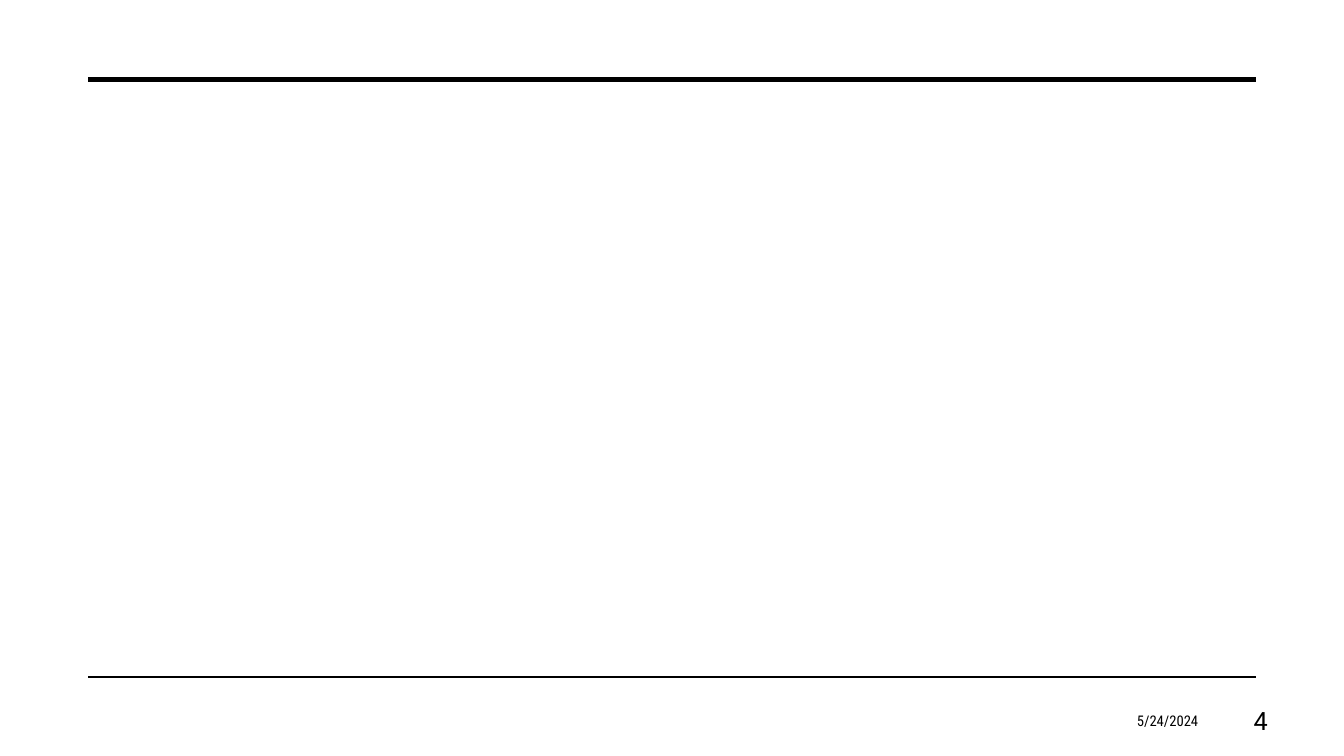
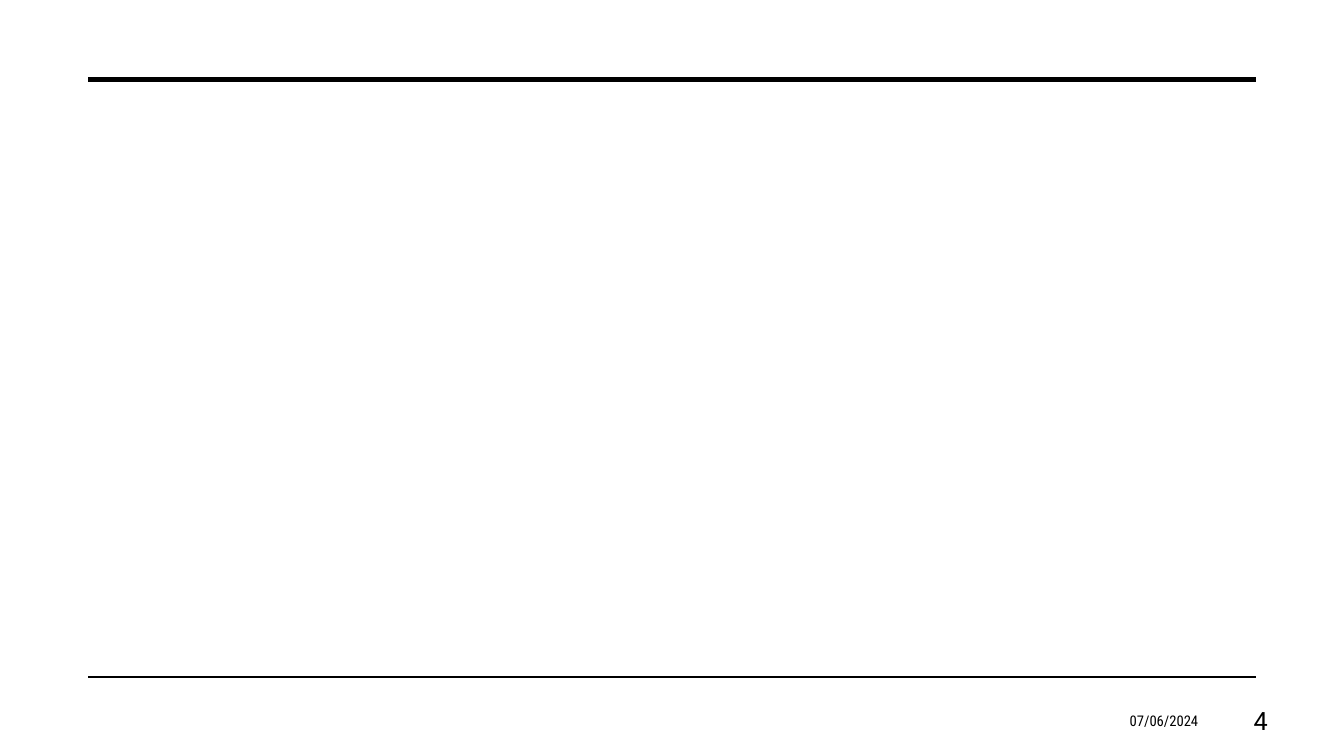
Before and after one commit to eduardosavian/critical-path, a slide deck: slide 4 of Presentation.pptx. Drawn at 1344x756 pixels with LibreOffice and Linux fonts; fonts in the diff are those of the drawing. Boxes give left, top, right and bottom in pixels: in the first picture for what was removed or moved away, otherwise in the second. Text is boxed around its words. In the diff, an @@ line names an element or a change of style, - is before the commit and + after.

```diff
--- a/Presentation.pptx
+++ b/Presentation.pptx
@@ text at box(1130, 715, 1199, 727): text changed @@
-5/24/2024
+07/06/2024
```
Also in this commit, not shown: 5 other slides changed, 3 other files.
